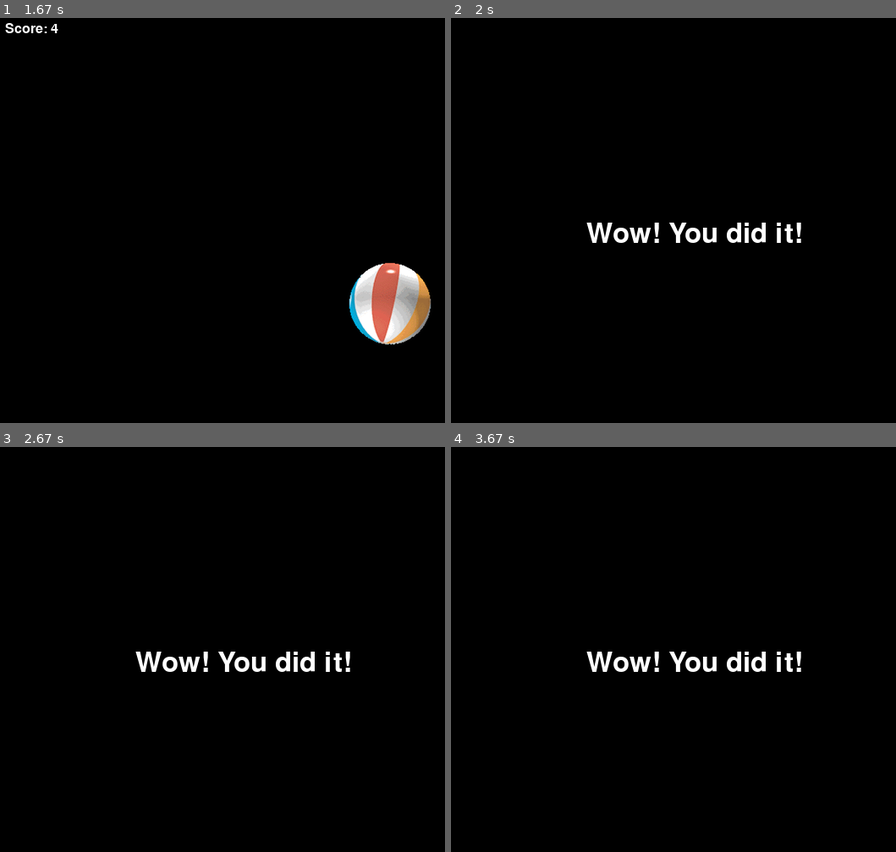
Above: before the commit, frames 1-4 (two rows, left to right).
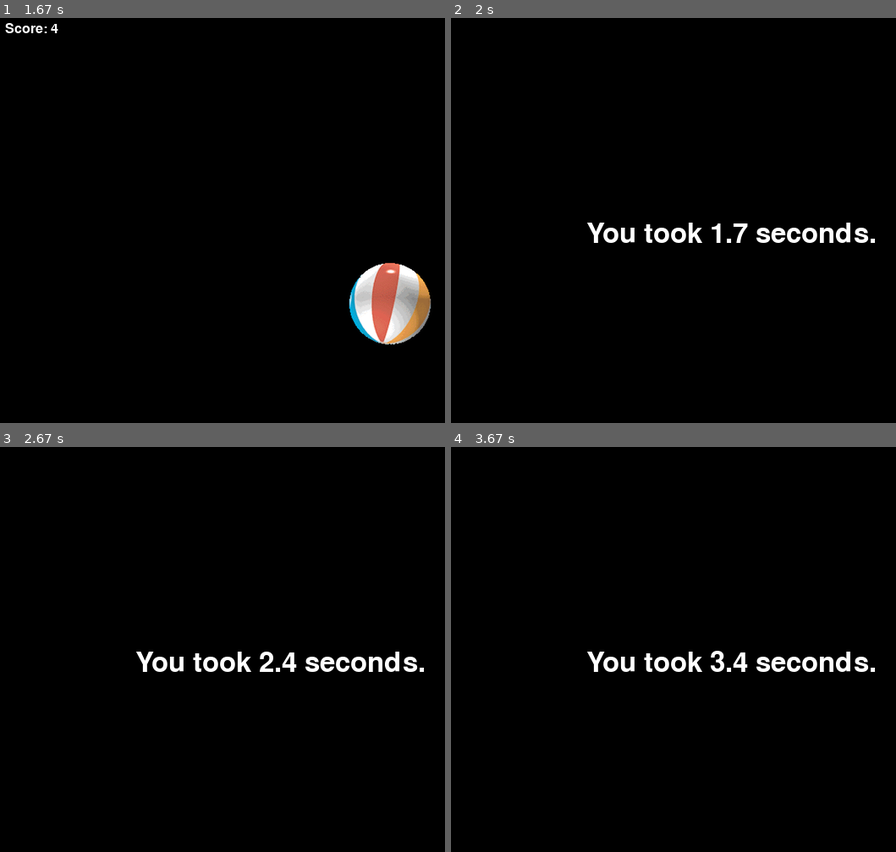
Above: after the commit, the same moments.

Repository: JorgeDiaz2529/csc_142
Game: pygame game, started from solocode/bouncing_ball_game/main.py
Same seed, same stepped clock (60 frames per second), same inputs: the game is played once before the commit and once after it.
Inputs (mouse positions are in pixels of both pictures, inside the frame that each line leads up to):
- Up to frame 1 (1.67 s): click (315, 366) at 0.38 s; click (271, 244) at 0.72 s; click (275, 370) at 1.05 s; click (133, 123) at 1.38 s
- Up to frame 2 (2 s): click (851, 293) at 1.72 s
- Up to frame 3 (2.67 s): click (outside the picture) at 2.05 s; click (93, 495) at 2.38 s
- Up to frame 4 (3.67 s): click (outside the picture) at 2.72 s; click (553, 613) at 3.05 s, where only the run after the commit has a clickable "You took 2.7 seconds."; click (775, 613) at 3.38 s

Frame 1 is identical in both runs. In frame 2, 1.7% of the frame differs, in the area x 30-96%, y 50-56%; in frame 3, 1.7%; in frame 4, 1.7%.

Commit message:
minor ball game edit

Diff:
--- a/solocode/bouncing_ball_game/main.py
+++ b/solocode/bouncing_ball_game/main.py
@@ -34,6 +34,7 @@
 xSpeed = N_PIXELS_PER_FRAME
 ySpeed = N_PIXELS_PER_FRAME
 playerScore = 0
+finalTime = 0
 
 def draw_text(surface, text, x, y, color, font_size=24):
     text_font = pygame.font.SysFont(None, font_size)
@@ -50,7 +51,6 @@
 
 # 6 - Loop forever
 while True:
-
     # 7 - Check for and handle events
     for event in pygame.event.get():
         # Clicked the close button? Quit pygame and end the program
@@ -63,6 +63,7 @@
             if ballRect.collidepoint(event.pos):
                 move_ball(ballRect)
                 playerScore += 1
+                finalTime = round(pygame.time.get_ticks() / 1000, 1)
 
     # 8 - Do any "per frame" actions
     if (ballRect.left < 0) or (ballRect.right >= WINDOW_WIDTH):
@@ -82,7 +83,7 @@
 
     # 10 - Draw the window elements
     if playerScore >= 5:
-        winText = draw_text(window, "Wow! You did it!", window.get_rect().centerx/2, window.get_rect().centery,
+        winText = draw_text(window, f"You took {finalTime} seconds.", window.get_rect().centerx/2, window.get_rect().centery,
                         (255, 255, 255), 48)
     else:
         window.blit(ballImage, ballRect)
